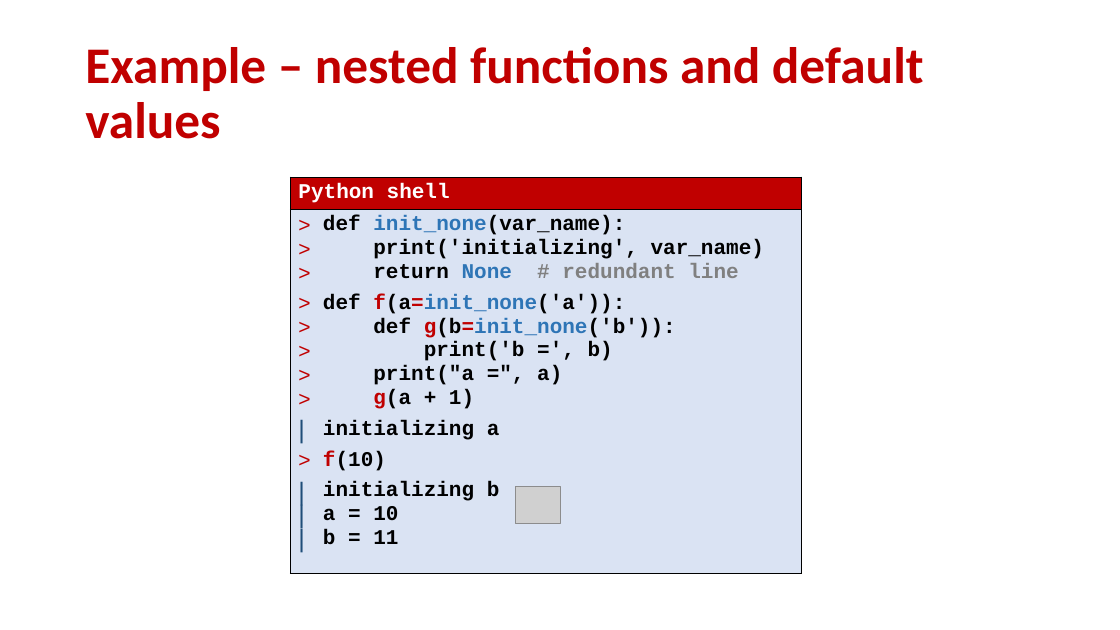
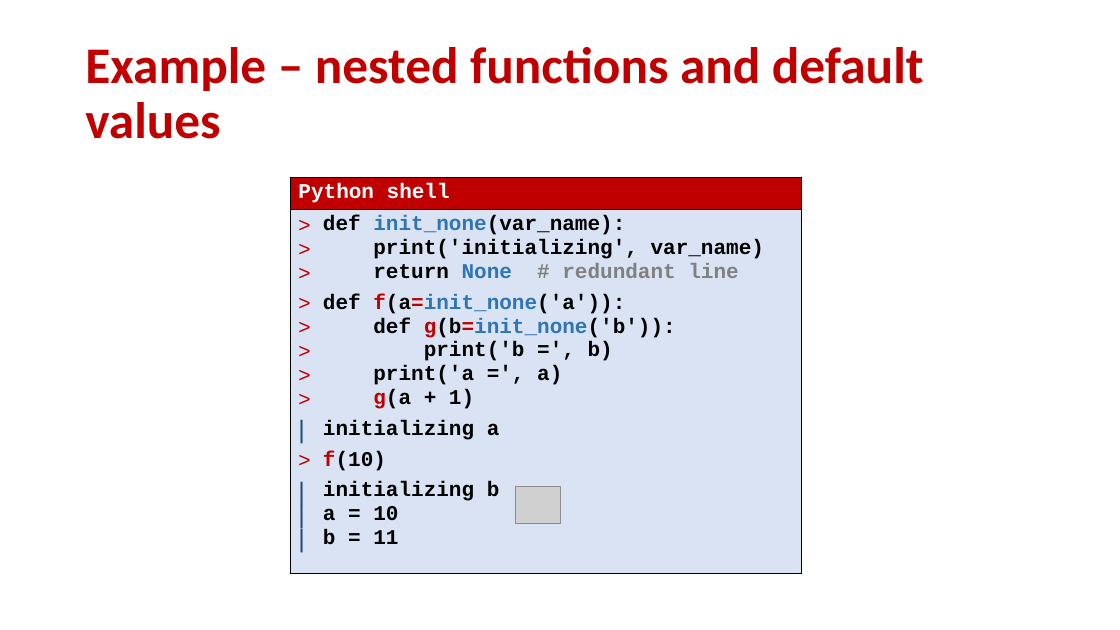
Before and after one commit to gsbrodal/gsbrodal.github.io, a slide deck: slide 27 of ipsa/slides/functions.pptx. Drawn at 1120x630 pixels with LibreOffice and Linux fonts; fonts in the diff are those of the drawing; grey boxes stand for pictures. Boxes give left, top, right and bottom in pixels: in the first picture for what was removed or moved away, otherwise in the second. Text is boxed around its words. In the diff, an @@ line names an element or a change of style, - is before the commit and + after.

```diff
--- a/ipsa/slides/functions.pptx
+++ b/ipsa/slides/functions.pptx
@@ table at [290,177,802,576] @@
@@ row 2, column 1: "def init_none(var_name): / print('initializing', var_name) / return None # redundant line / def f(a=init_none('a')): / def g(b=init_none('b')): / print('b =', b) / print("a =", a) / g(a + 1) / initializing a / f(10) / initializing b / a = 10 / b = 11" to "def init_none(var_name): / print('initializing', var_name) / return None # redundant line / def f(a=init_none('a')): / def g(b=init_none('b')): / print('b =', b) / print('a =', a) / g(a + 1) / initializing a / f(10) / initializing b / a = 10 / b = 11" @@
```
Also in this commit, not shown: 8 other slides changed, 4 other files.
